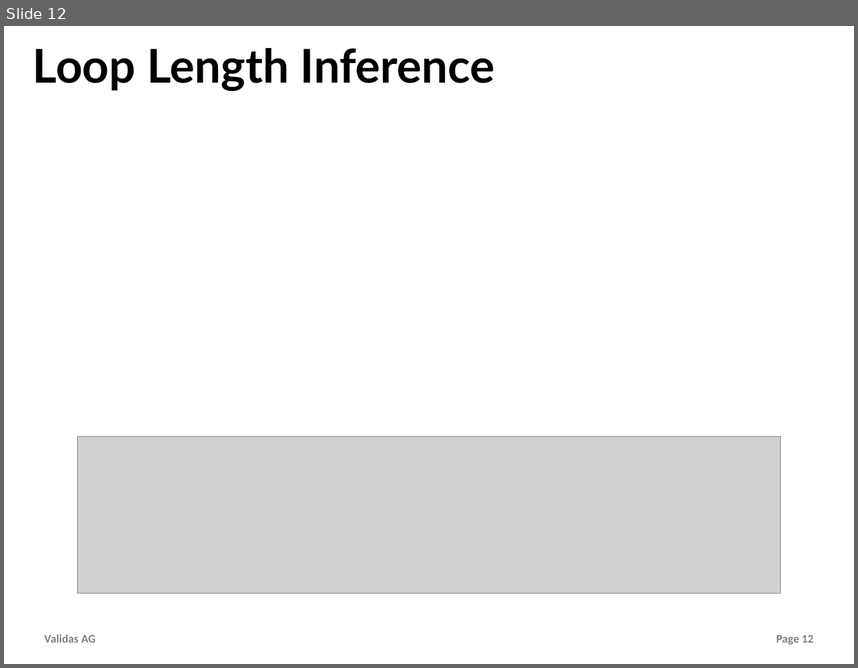
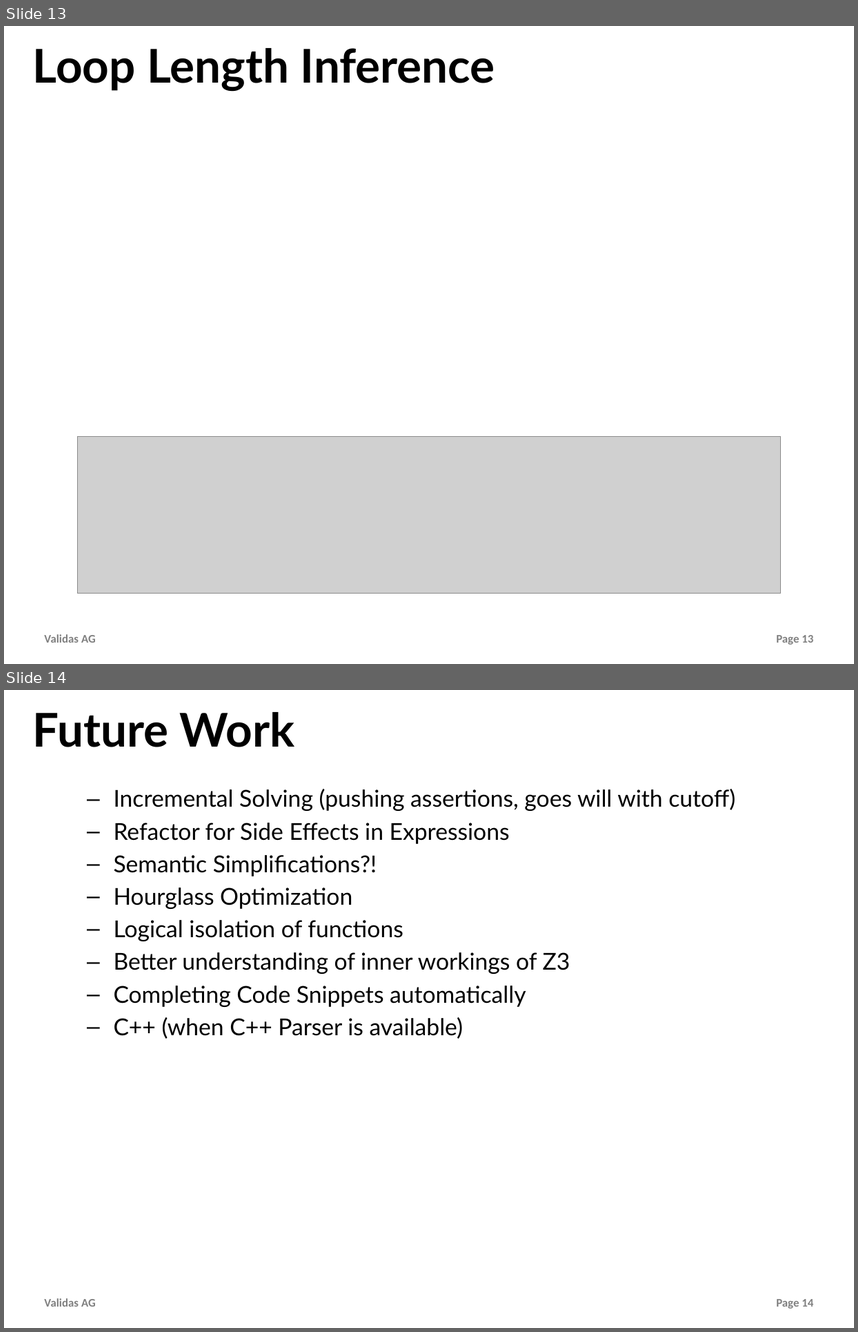
Before and after one commit to theoremprover/tvg, a slide deck: Vortraege/tvg.pptx. Shown one above the other, each under a label of ours: slide 12 before the commit, slides 13 and 14 after it. The pictures are 858x668 and 858x1332 pixels, drawn with LibreOffice and Linux fonts; fonts in the diff are those of the drawing; grey boxes stand for pictures; background and template pictures are left out. Boxes give left, top, right and bottom in pixels: in the first picture for what was removed or moved away, otherwise in the second. Text is boxed around its words. In the diff, an @@ line names an element or a change of style, - is before the commit and + after.

```diff
--- a/Vortraege/tvg.pptx
+++ b/Vortraege/tvg.pptx
@@ slide 14 added at (4, 690, 854, 1328), background #FFFFFF; not listed: 2 template elements that a slide beside it also shows @@
@@ title added at (33, 712, 295, 747), 56 pt, text #000000, bold @@
+Future Work
@@ text added at (114, 789, 735, 1038), 28 pt, text #000000 @@
+  – Incremental Solving (pushing assertions, goes will with cutoff)
+  – Refactor for Side Effects in Expressions
+  – Semantic Simplifications?!
+  – Hourglass Optimization
+  – Logical isolation of functions
+  – Better understanding of inner workings of Z3
+  – Completing Code Snippets automatically
+  – C++ (when C++ Parser is available)
@@ what was slide 12 is now slide 13 @@
@@ page number at (776, 635, 813, 644): text changed @@
-Page 12
+Page 13
```
Also in this commit, not shown: 1 other slide added.
